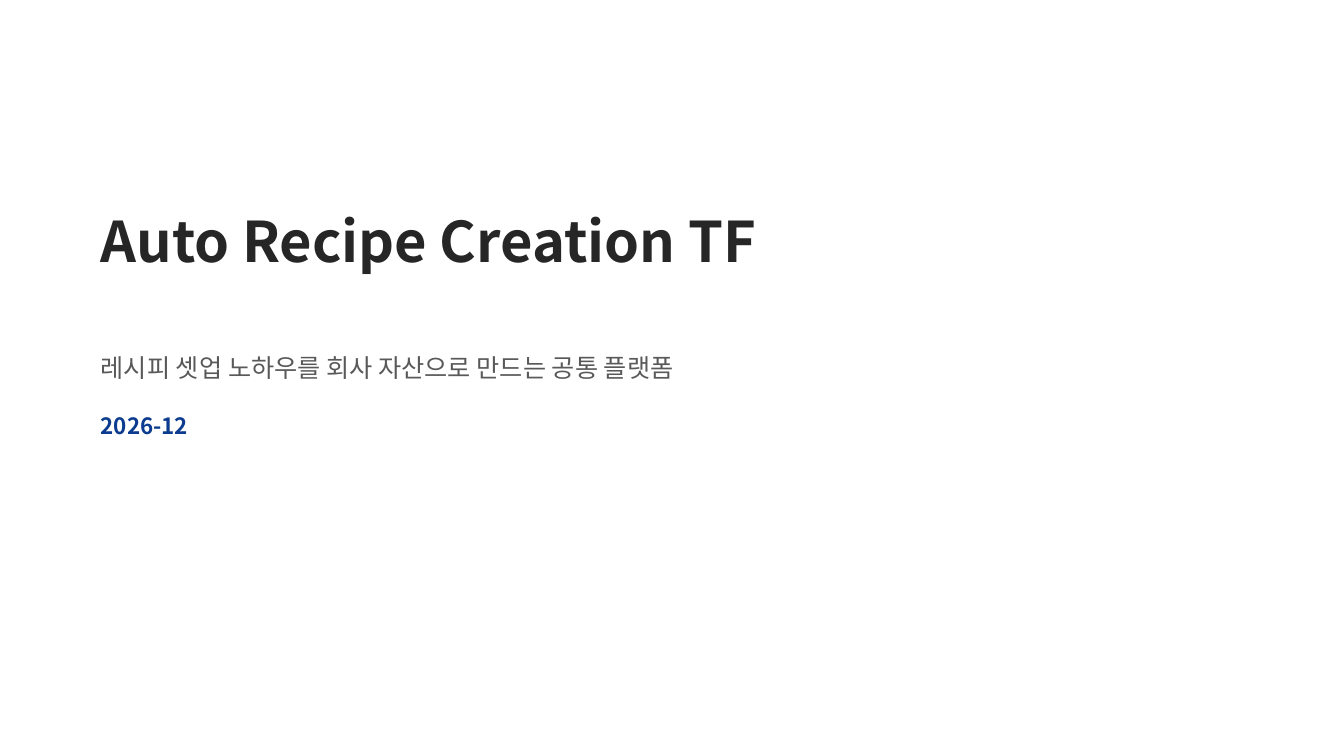
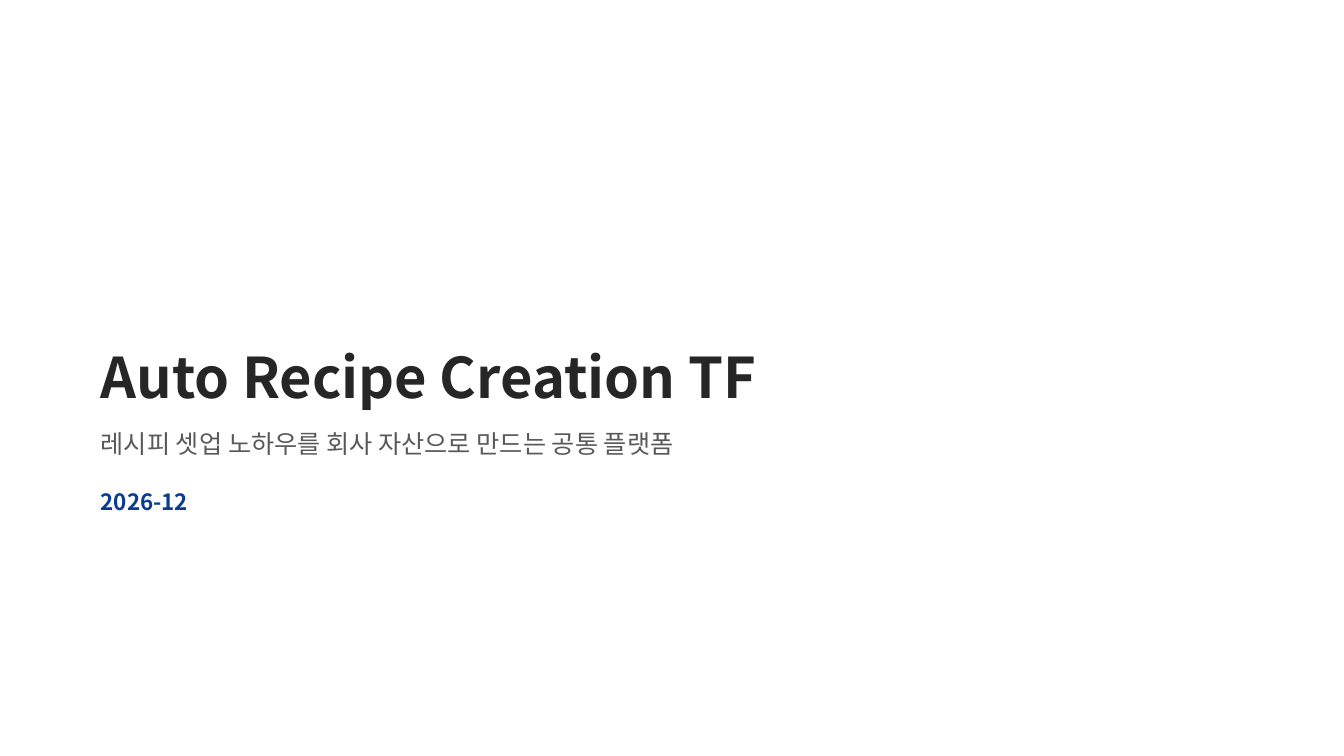
Before and after one commit to DarrenKoi/pm_notes, a slide deck: slide 1 of my-task/arc-tf/deliverables/arc-tf-exec-summary.pptx. Drawn at 1344x756 pixels with LibreOffice and Linux fonts; fonts in the diff are those of the drawing. Boxes give left, top, right and bottom in pixels: in the first picture for what was removed or moved away, otherwise in the second. Text is boxed around its words. In the diff, an @@ line names an element or a change of style, - is before the commit and + after.

```diff
--- a/my-task/arc-tf/deliverables/arc-tf-exec-summary.pptx
+++ b/my-task/arc-tf/deliverables/arc-tf-exec-summary.pptx
@@ text "Auto Recipe Creation TF": place and size @@
-text "Auto Recipe Creation TF" at <box>101,216,756,274</box>
+text "Auto Recipe Creation TF" at <box>101,352,756,410</box>
@@ text "레시피 셋업 노하우를 회사 자산으로 ...": place and size @@
-text "레시피 셋업 노하우를 회사 자산으로 ..." at <box>101,356,674,379</box>
+text "레시피 셋업 노하우를 회사 자산으로 ..." at <box>101,432,674,455</box>
@@ text "2026-12": place and size @@
-text "2026-12" at <box>101,417,188,435</box>
+text "2026-12" at <box>101,493,188,511</box>
```
Also in this commit, not shown: 4 other files.
